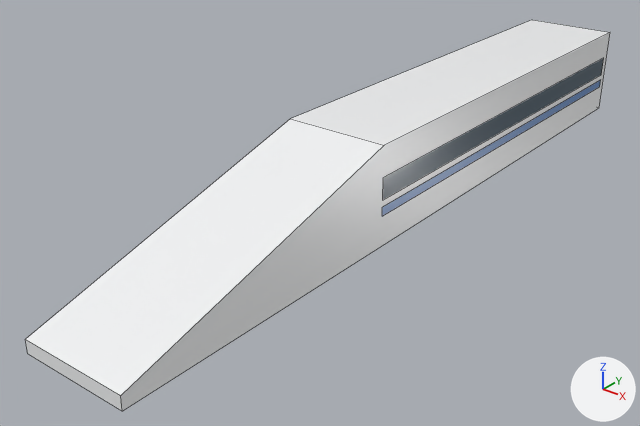
What one commit did to the FBX model unity/Assets/Models/Props/384_far.fbx.
Before and after are seen from a 50 mm camera at (14.4, -21.7, 12.5) aimed at (-1.3, -2.1, 0.4). Arrows for +X, +Y and +Z are at lower right; the lights stay in place. The first picture is the older version. Mesh edges are drawn as thin lines. Where no turn or scale is listed for an object, it has been applied to the vertices.

In view in the first picture: '384_far'.
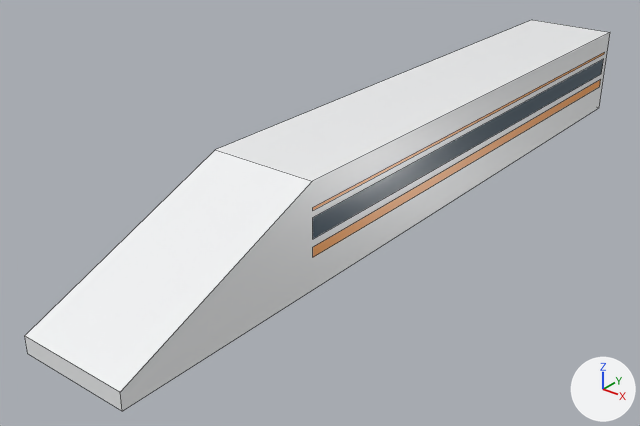
Changed parts and their boxes (x1, y1, x2, y2) in the pictures (640 x 426 px):
part 1 of me_384_far, built on: (25, 49, 608, 399) in both
part 2 of me_384_far, recoloured: before (382, 80, 601, 216); after (313, 80, 601, 257)

What changed in the scene script:
```text
Add mat_prop_hsorange:
    mat_prop_hsorange = principled_material('PROP_HsOrange')
    mat_prop_hsorange.base_color = (0.95, 0.33, 0.01)  # orange #f99b19
    mat_prop_hsorange.roughness = 0.3
Change me_384_far:
    used by ob_384_far; location = (0.0, 0.0, 0.0)
    verts and faces of me_384_far; kept vertices keep their numbers, new ones are numbered from 26
    before: 3 (-1.7, -3.0, 3.7) at pixel (290, 118), 4 (-1.7, -12.5, 1.0) at pixel (25, 339), 8 (1.7, -3.0, 3.7) at pixel (384, 145), 9 (1.7, -12.5, 1.0) at pixel (120, 395), 10 (-1.7, -3.0, 2.0)
    before: 13 (-1.7, -3.0, 2.7), 14 (-1.7, -3.0, 1.5), 17 (-1.7, -3.0, 1.8), 18 (1.7, -3.0, 2.0) at pixel (382, 200), 21 (1.7, -3.0, 2.7) at pixel (383, 177)
    before: 22 (1.7, -3.0, 1.5) at pixel (382, 216), 25 (1.7, -3.0, 1.8) at pixel (382, 207)
    remove me_384_far.from_pydata(...)  # 26 vertices, 10 faces; spans x -1.7..1.7, y -12.5..12.5, z 0.5..3.7
    add me_384_far.from_pydata(...)  # 34 vertices, 12 faces; spans x -1.7..1.7, y -12.5..12.5, z 0.5..3.7
    me_384_far part 1
    add for i in [3, 8, 13, 14, 17, 21, 22, 25]: verts[i] += (0.0, -3.1, 0.0)
    add verts[4] = (-1.7, -12.5, 1.1)  # moved, pixel (24, 335)
    add verts[9] = (1.7, -12.5, 1.1)  # moved, pixel (120, 392)
    add verts[10] = (-1.7, -6.1, 2.1)  # moved
    add verts[18] = (1.7, -6.1, 2.1)  # moved, pixel (312, 239)
    add verts[26] = (-1.7, -6.1, 2.9)
    add verts[27] = (-1.7, -6.1, 2.9)
    add verts[28] = (1.7, -6.1, 2.9)  # pixel (312, 210)
    add verts[29] = (1.7, -6.1, 2.9)  # pixel (312, 207)
    add for new, old in zip([*range(30, 34)], [*range(26, 30)]): verts[new] = verts[old] + (0.0, 18.3, 0.0)
    add faces += [(26, 27, 31, 30), (28, 32, 33, 29)]  # mat_prop_hsorange (orange #f99b19)
    me_384_far part 2: 2 faces spanning x -1.7..1.7, y -6.1..12.2, z 1.5..1.8 switch from mat_prop_shinkblue (blue #3876bc) to mat_prop_hsorange (orange #f99b19)
```
